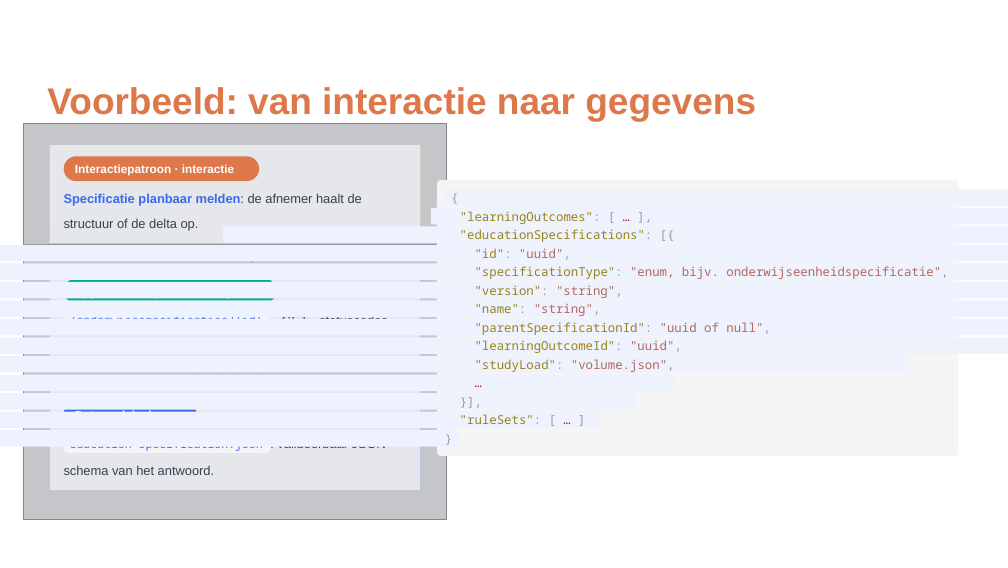
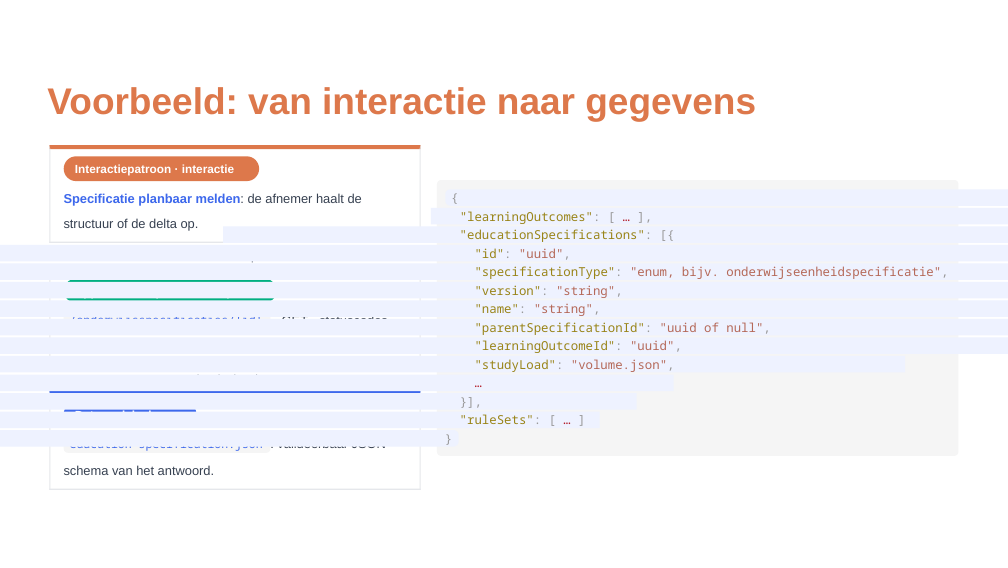
Before and after one commit to Npuls-OKx/meta, a slide deck: slide 14 of presentaties/export/260819_kerngroep_techniek-bewerkbaar.pptx. Drawn at 1008x568 pixels with LibreOffice and Linux fonts; fonts in the diff are those of the drawing; grey boxes stand for pictures; background and template pictures are left out. Boxes give left, top, right and bottom in pixels: in the first picture for what was removed or moved away, otherwise in the second. Text is boxed around its words. In the diff, an @@ line names an element or a change of style, - is before the commit and + after.

```diff
--- a/presentaties/export/260819_kerngroep_techniek-bewerkbaar.pptx
+++ b/presentaties/export/260819_kerngroep_techniek-bewerkbaar.pptx
@@ picture removed at box(24, 123, 447, 273) @@
@@ freeform shape removed at box(24, 123, 447, 273) @@
@@ outline redrawn in 3 elements at box(49, 267, 421, 366), box(49, 391, 421, 490), box(49, 145, 421, 243) @@
@@ freeform shape: place and size @@
-freeform shape at box(49, 145, 421, 243)
+freeform shape at box(49, 145, 421, 149)
@@ freeform shape added at box(49, 145, 50, 243), fill #E5E7EB @@
@@ freeform shape added at box(420, 145, 421, 243), fill #E5E7EB @@
@@ picture removed at box(24, 245, 447, 397) @@
@@ freeform shape removed at box(24, 245, 447, 397) @@
@@ freeform shape: place and size @@
-freeform shape at box(49, 267, 421, 366)
+freeform shape at box(49, 267, 421, 271)
@@ freeform shape: place and size @@
-freeform shape at box(49, 145, 421, 243)
+freeform shape at box(49, 242, 421, 243)
@@ freeform shape added at box(49, 267, 50, 366), fill #E5E7EB @@
@@ freeform shape added at box(420, 267, 421, 366), fill #E5E7EB @@
@@ picture removed at box(24, 369, 447, 520) @@
@@ freeform shape removed at box(24, 369, 447, 520) @@
@@ freeform shape: place and size @@
-freeform shape at box(49, 267, 421, 366)
+freeform shape at box(49, 365, 421, 366)
@@ freeform shape: place and size @@
-freeform shape at box(49, 391, 421, 490)
+freeform shape at box(49, 391, 421, 395)
@@ freeform shape added at box(49, 391, 50, 490), fill #E5E7EB @@
@@ freeform shape added at box(420, 391, 421, 490), fill #E5E7EB @@
@@ freeform shape: place and size @@
-freeform shape at box(49, 391, 421, 490)
+freeform shape at box(49, 489, 421, 490)
```
Also in this commit, not shown: 11 other slides changed, 2 other files.
